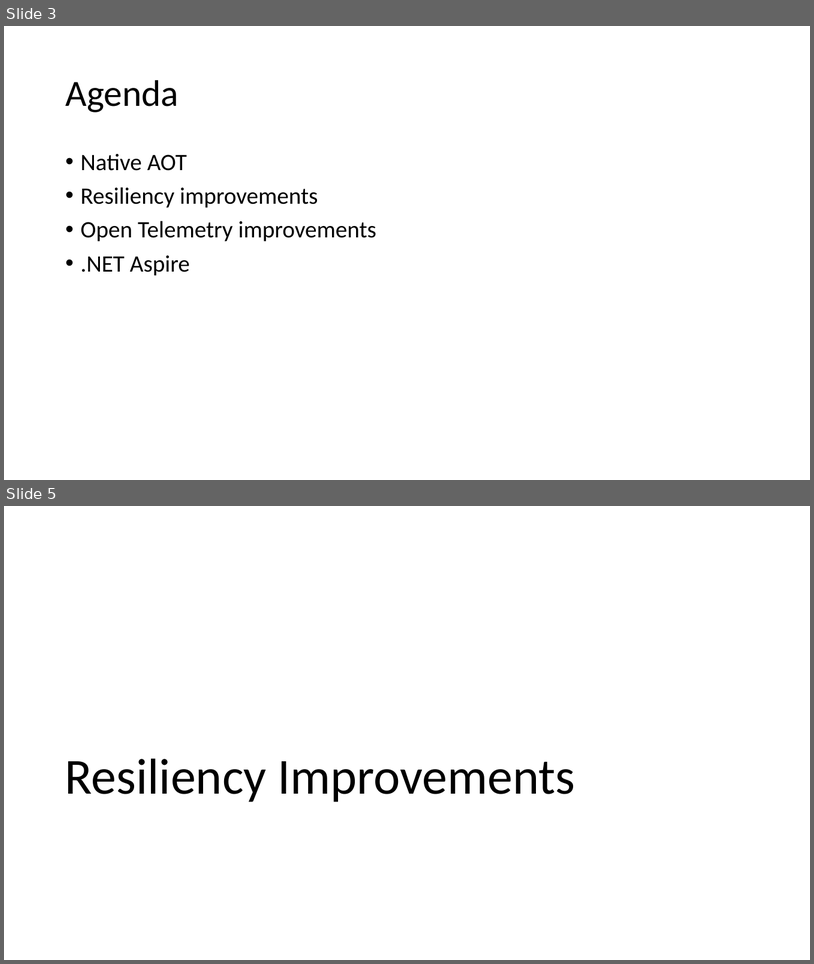
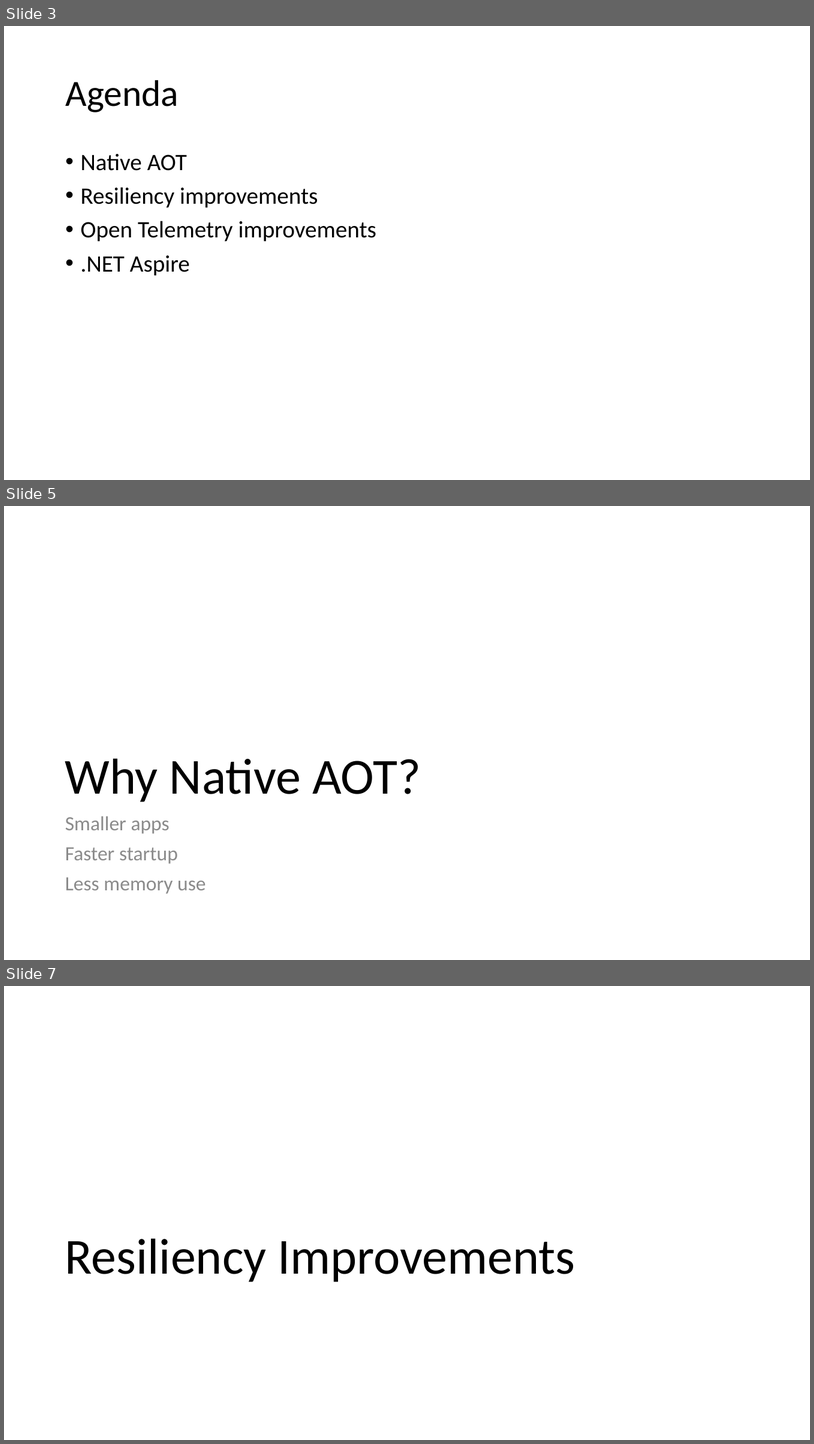
Before and after one commit to willvelida/talks, a slide deck: whats-new-cloud-native-dev-dotnet8/slide_deck.pptx. Shown one above the other, each under a label of ours: slides 3 and 5 before the commit, slides 3, 5 and 7 after it; the slides between them are not shown. The pictures are 814x964 and 814x1444 pixels, drawn with LibreOffice and Linux fonts; fonts in the diff are those of the drawing. Boxes give left, top, right and bottom in pixels: in the first picture for what was removed or moved away, otherwise in the second. Text is boxed around its words. In the diff, an @@ line names an element or a change of style, - is before the commit and + after.

```diff
--- a/whats-new-cloud-native-dev-dotnet8/slide_deck.pptx
+++ b/whats-new-cloud-native-dev-dotnet8/slide_deck.pptx
@@ slide 5 added at [4,506,810,960], background #FFFFFF @@
@@ title added at [65,758,421,802], 60 pt, text #000000 @@
+Why Native AOT?
@@ text added at [65,816,206,894], 24 pt, text #8C8C8C @@
+Smaller apps
+Faster startup
+Less memory use
@@ what was slide 5 is now slide 7 @@
```
Also in this commit, not shown: 1 slide changed, 3 other slides added.
